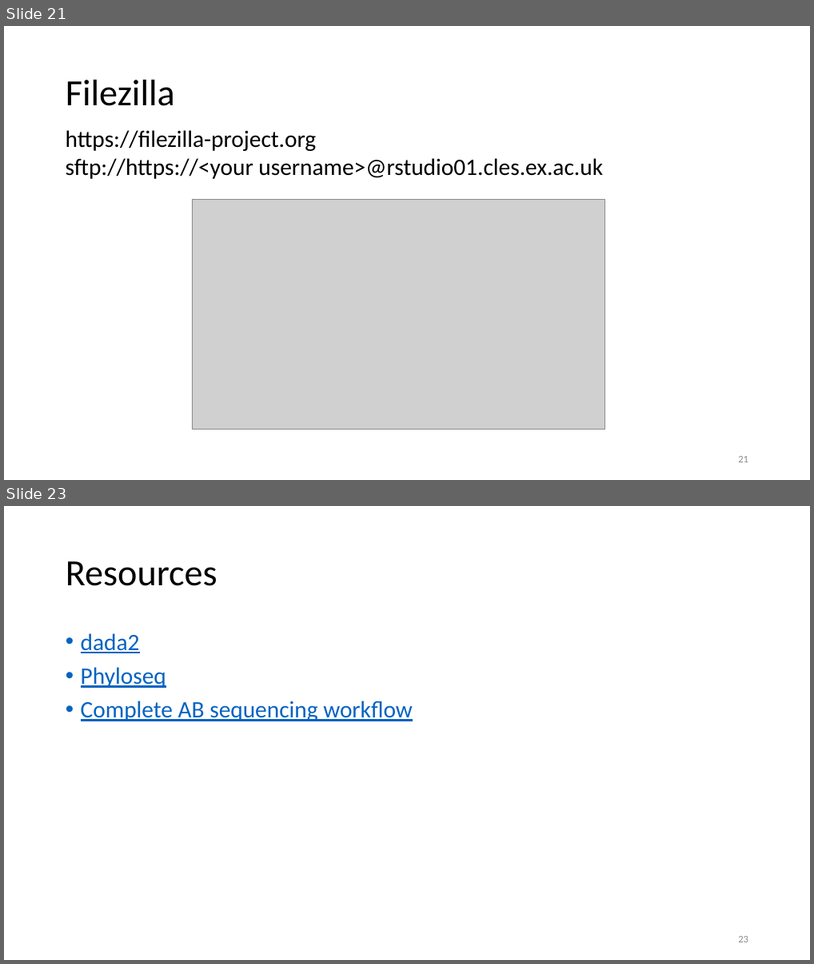
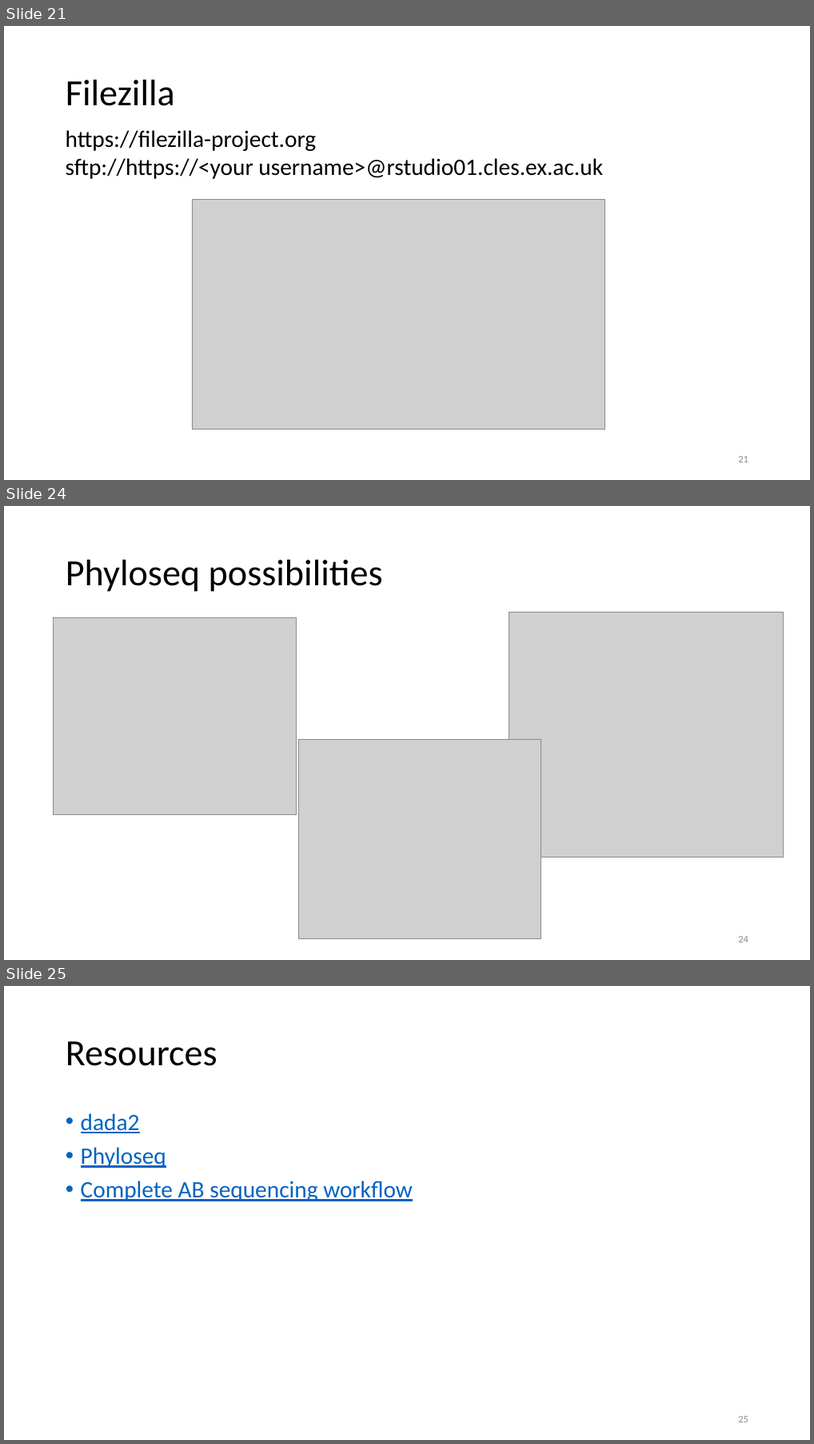
Before and after one commit to padpadpadpad/dada2_pipeline_R, a slide deck: workshop/dada2_workflow_intro.pptx. Shown one above the other, each under a label of ours: slides 21 and 23 before the commit, slides 21, 24 and 25 after it; the slides between them are not shown. The pictures are 814x964 and 814x1444 pixels, drawn with LibreOffice and Linux fonts; fonts in the diff are those of the drawing; grey boxes stand for pictures. Boxes give left, top, right and bottom in pixels: in the first picture for what was removed or moved away, otherwise in the second. Text is boxed around its words. In the diff, an @@ line names an element or a change of style, - is before the commit and + after.

```diff
--- a/workshop/dada2_workflow_intro.pptx
+++ b/workshop/dada2_workflow_intro.pptx
@@ slide 24 added at bbox=[4, 506, 810, 960], background #FFFFFF @@
@@ title added at bbox=[66, 560, 383, 592], 44 pt, text #000000 @@
+Phyloseq possibilities
@@ picture added at bbox=[54, 618, 296, 814] @@
@@ picture added at bbox=[509, 612, 784, 857] @@
@@ picture added at bbox=[298, 739, 541, 939] @@
@@ page number added at bbox=[738, 936, 749, 942], 12 pt, text #8C8C8C @@
+24
@@ what was slide 23 is now slide 25 @@
```
Also in this commit, not shown: 4 slides changed, 1 other slide added, 1 slide removed, 2 other files.
